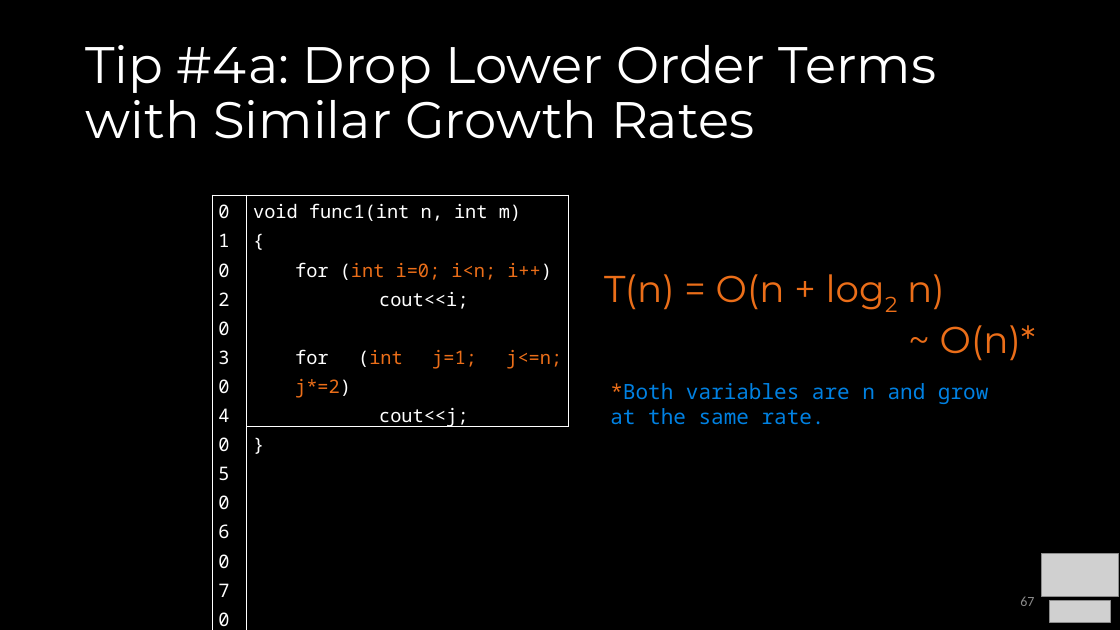
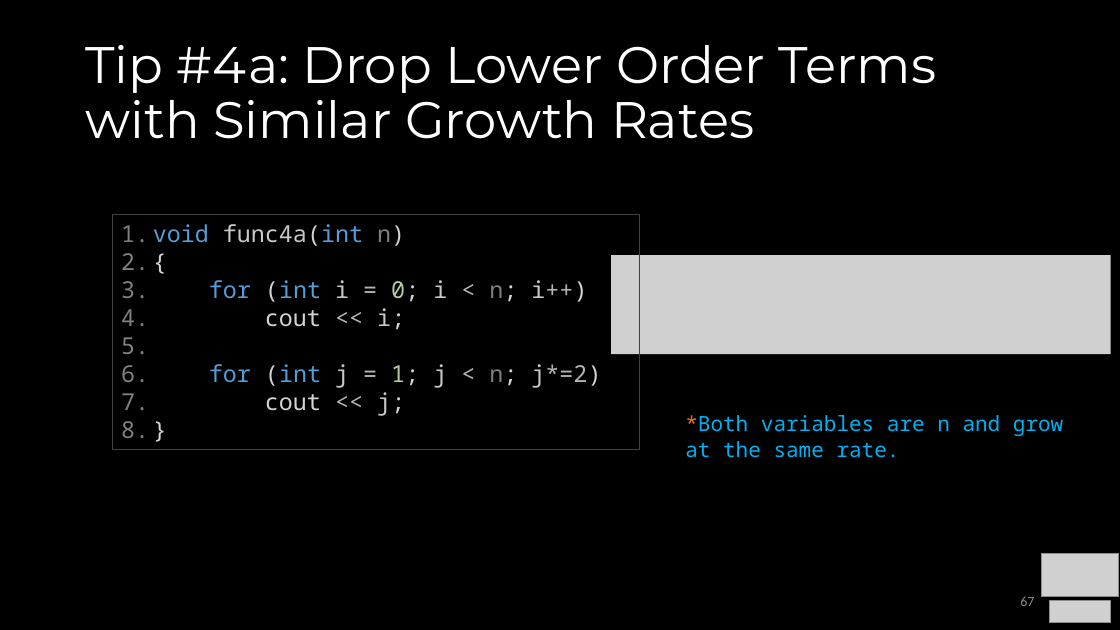
Before and after one commit to COP3530/Instructional-Content, a slide deck: slide 67 of Slides/Slides-PPT/1 - Algorithmic Analysis.pptx. Drawn at 1120x630 pixels with LibreOffice and Linux fonts; fonts in the diff are those of the drawing; grey boxes stand for pictures. Boxes give left, top, right and bottom in pixels: in the first picture for what was removed or moved away, otherwise in the second. Text is boxed around its words. In the diff, an @@ line names an element or a change of style, - is before the commit and + after.

```diff
--- a/Slides/Slides-PPT/1 - Algorithmic Analysis.pptx
+++ b/Slides/Slides-PPT/1 - Algorithmic Analysis.pptx
@@ table removed at <box>213,195,247,425</box>, 1 rows, 1 columns @@
-01 / 02 / 03 / 04 / 05 / 06 / 07 / 08 / 09
@@ table removed at <box>247,195,569,431</box>, 1 rows, 1 columns @@
-void func1(int n, int m) / { / for (int i=0; i<n; i++) / cout<<i; / for (int j=1; j<=n; j*=2) / cout<<j; / }
@@ rectangle added at <box>113,215,639,450</box>, outline #404040 0.75 pt, 20 pt, text #D4D4D4 @@
+1. void func4a(int n)
+2. {
+3. for (int i = 0; i < n; i++)
+4. cout << i;
+5. for (int j = 1; j < n; j*=2)
+6. cout << j;
+7. }
@@ picture added at <box>612,255,1112,355</box> @@
@@ text removed at <box>604,274,1036,361</box> @@
-  T(n) = O(n + log2 n)
-  ~ O(n)*
@@ text "*Both variables are n and ...": place and size @@
-text "*Both variables are n and ..." at <box>610,383,988,425</box>
+text "*Both variables are n and ..." at <box>685,415,1063,458</box>
@@ text "*Both variables are n and ..." at <box>685,415,1063,458</box>: text colour #0081E2 to #00B0F0 @@
```
Also in this commit, not shown: 11 other slides changed, 1 other file.
